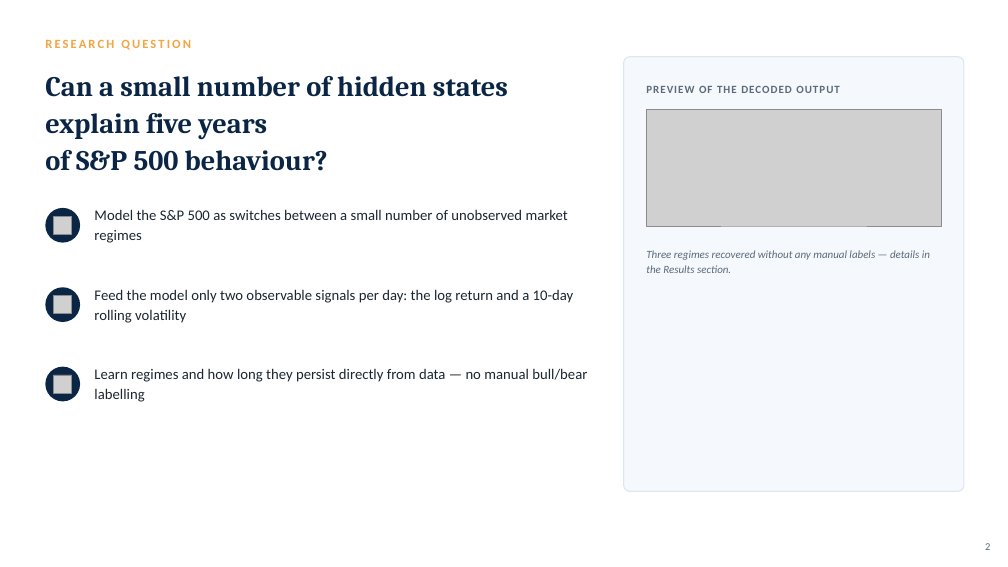
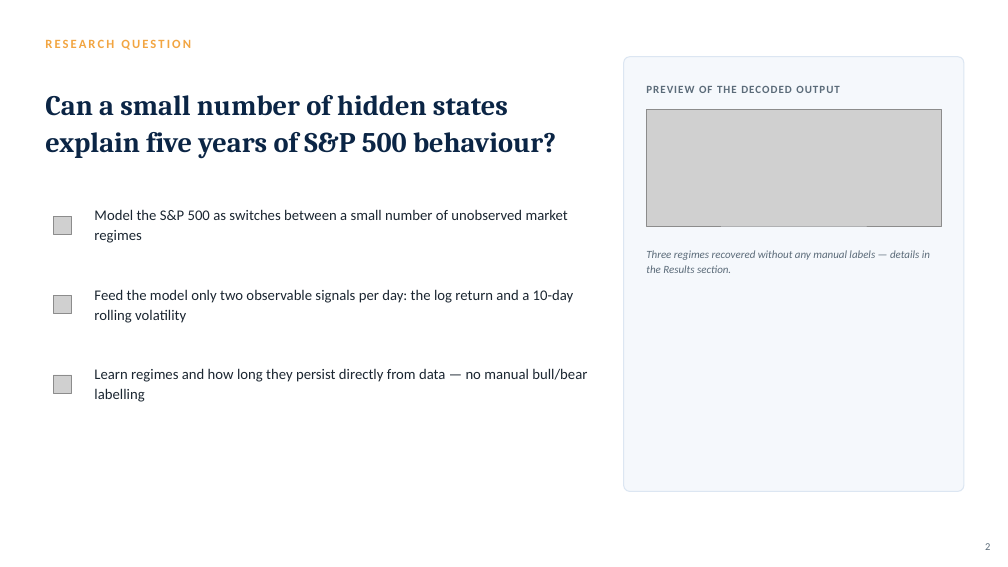
Before and after one commit to TheRealLionn/FINACIAL-DETECTION-WITH-HMM, a slide deck: slide 2 of slides/HMM_Regime_Detection.pptx. Drawn at 1008x567 pixels with LibreOffice and Linux fonts; fonts in the diff are those of the drawing; grey boxes stand for pictures. Boxes give left, top, right and bottom in pixels: in the first picture for what was removed or moved away, otherwise in the second. Text is boxed around its words. In the diff, an @@ line names an element or a change of style, - is before the commit and + after.

```diff
--- a/slides/HMM_Regime_Detection.pptx
+++ b/slides/HMM_Regime_Detection.pptx
@@ text at bbox=[45, 95, 556, 158]: text changed @@
-Can a small number of hidden states explain five years
-of S&P 500 behaviour?
+Can a small number of hidden states explain five years of S&P 500 behaviour?
@@ ellipse removed at bbox=[45, 208, 80, 243] @@
@@ ellipse removed at bbox=[45, 287, 80, 322] @@
@@ ellipse removed at bbox=[45, 367, 80, 402] @@
```
Also in this commit, not shown: 12 other slides changed, 1 slide added, 1 slide removed.
